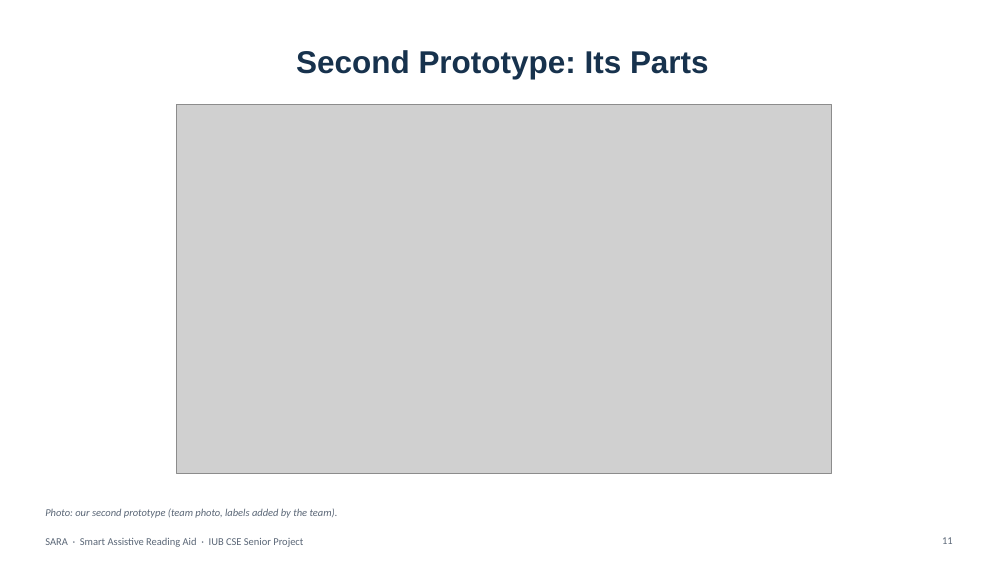
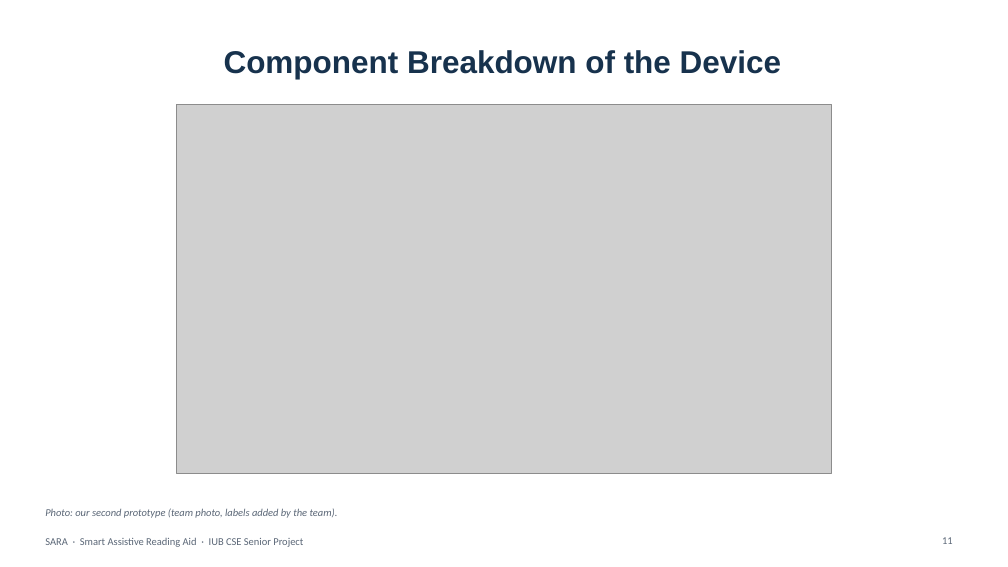
Before and after one commit to aflam330/Senior_project_wearable_glass_for_blind_people_using_ocr_and_ylo, a slide deck: slide 11 of Thesis Report and paper/thesis report/slides/SARA_Presentation.pptx. Drawn at 1008x567 pixels with LibreOffice and Linux fonts; fonts in the diff are those of the drawing; grey boxes stand for pictures; background and template pictures are left out. Boxes give left, top, right and bottom in pixels: in the first picture for what was removed or moved away, otherwise in the second. Text is boxed around its words. In the diff, an @@ line names an element or a change of style, - is before the commit and + after.

```diff
--- a/Thesis Report and paper/thesis report/slides/SARA_Presentation.pptx
+++ b/Thesis Report and paper/thesis report/slides/SARA_Presentation.pptx
@@ title at (x1=224, y1=50, x2=781, y2=79): text changed @@
-Second Prototype: Its Parts
+Component Breakdown of the Device
```
Also in this commit, not shown: 1 other slide changed, 11 other files.
